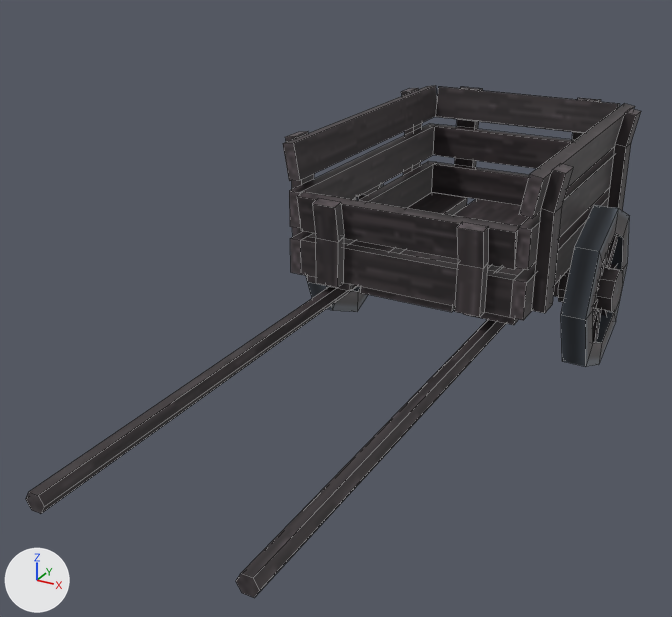
The FBX model Assets/Art/Meshes/CHARETTE.fbx as it was, and as the next commit left it.
One viewpoint serves both versions: a camera (50 mm lens) standing at (2.81, -7.54, 3.75) and looking at (-0.3, -1.9, 0.93). Arrows for +X, +Y and +Z are at lower left; the lights stay in place. Mesh edges are drawn as thin lines.

The first picture shows 'Barre.001', 'Barre.002', 'PlancheBack.001', 'PlancheBack.002', 'PlancheFront.001', 'PlancheFront.002', 'PlancheLat.001', 'PlancheLat.004', 'PlancheLat.005', 'PoutreFront.001', 'PoutreRight.002', 'Wheel.002'.
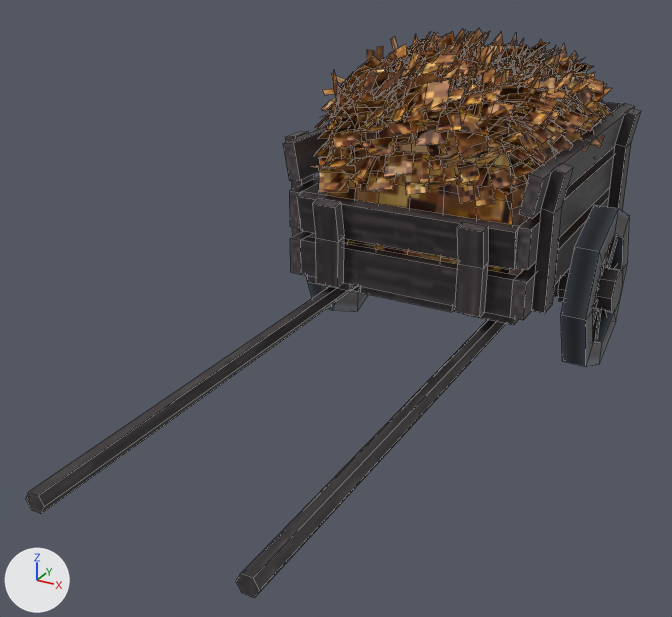
Location of each change, (x1, y1, x2, y2) in pixels of the pictures (672 x 617 px):
'FoinBrin.001', added (brown): after (312, 28, 612, 209)
'Foin.001', added (brown): after (326, 66, 583, 276)
'PlancheLat.004', unchanged, covered by the edit: before (283, 85, 437, 181); after (283, 128, 329, 181)
'PlancheBack.001', unchanged, covered by the edit: before (435, 87, 620, 133); after (600, 102, 620, 120)
'PlancheLat.005', unchanged, covered by the edit: before (289, 124, 438, 228); after (289, 177, 327, 228)
'PlancheBack.002', unchanged, covered by the edit: before (434, 125, 575, 169)

The edits, one by one:
Picture 'FoinText.png' (img_fointext_png) is new.
Material 'Material.002' (mat_material_002) is new.
Its texture is img_fointext_png.
Mesh me_foin1_258 is new.
It has 2832 vertices, 944 faces and spans x -1.09..1.12, y -1.51..1.42, z 1.67..2.73.
It uses material mat_material_002 (picture img_fointext_png).
Mesh me_cube_022 is new.
It has 238 vertices, 236 faces and spans x -0.92..0.92, y -1.31..1.24, z 0.06..1.49.
It uses material mat_material_002 (picture img_fointext_png).
Object 'FoinBrin.001' (ob_foinbrin_001) is new; it shows me_foin1_258.
Its location is (0.0, 0.0, 0.0).
Object 'Foin.001' (ob_foin_001) is new; it shows me_cube_022.
Its location is (0.0, 0.0, 0.919).
